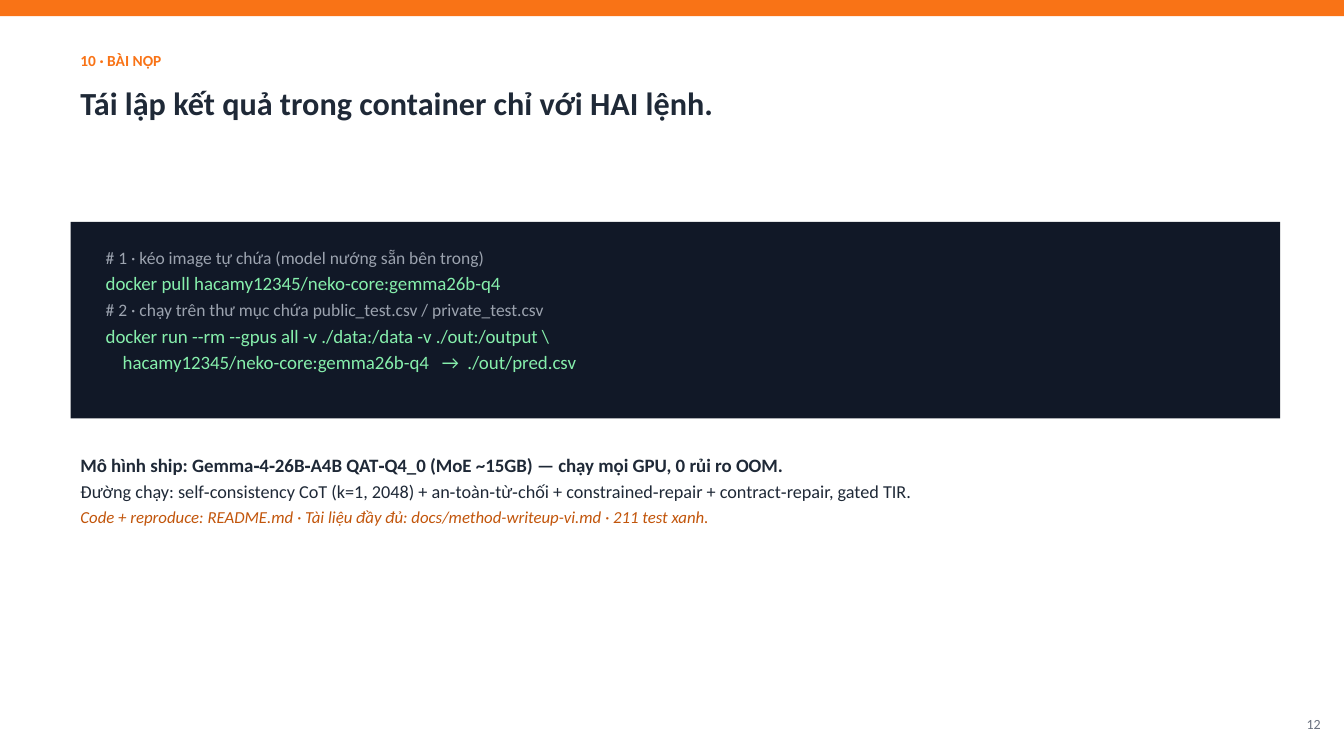
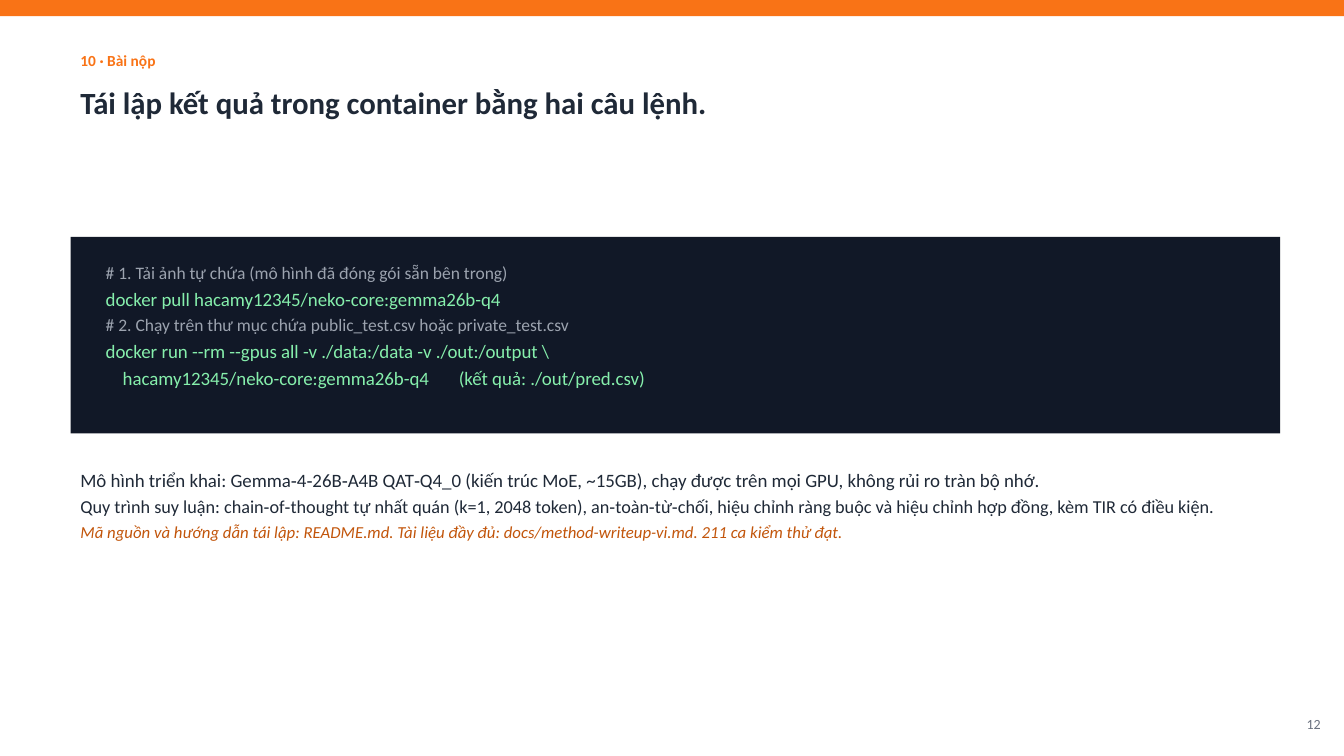
Before and after one commit to meiiie/bang_c, a slide deck: slide 12 of docs/Neko-Core-Thuyet-minh-phuong-phap.pptx. Drawn at 1344x756 pixels with LibreOffice and Linux fonts; fonts in the diff are those of the drawing. Boxes give left, top, right and bottom in pixels: in the first picture for what was removed or moved away, otherwise in the second. Text is boxed around its words. In the diff, an @@ line names an element or a change of style, - is before the commit and + after.

```diff
--- a/docs/Neko-Core-Thuyet-minh-phuong-phap.pptx
+++ b/docs/Neko-Core-Thuyet-minh-phuong-phap.pptx
@@ text at <box>80,55,156,69</box>: text changed @@
-10 · BÀI NỘP
+10 · Bài nộp
@@ text at <box>80,89,706,120</box>: text changed; size 23 to 22 pt @@
-Tái lập kết quả trong container chỉ với HAI lệnh.
+Tái lập kết quả trong container bằng hai câu lệnh.
@@ rectangle: place and size @@
-rectangle at <box>71,222,1280,418</box>
+rectangle at <box>71,237,1280,434</box>
@@ text "# 1. Tải ảnh tự ...": place and size @@
-text "# 1. Tải ảnh tự ..." at <box>106,250,576,373</box>
+text "# 1. Tải ảnh tự ..." at <box>106,265,644,389</box>
@@ text at <box>118,265,508,282</box>: text changed @@
-# 1 · kéo image tự chứa (model nướng sẵn bên trong)
+# 1. Tải ảnh tự chứa (mô hình đã đóng gói sẵn bên trong)
@@ text at <box>118,318,569,334</box>: text changed @@
-# 2 · chạy trên thư mục chứa public_test.csv / private_test.csv
+# 2. Chạy trên thư mục chứa public_test.csv hoặc private_test.csv
@@ text at <box>123,371,644,389</box>: text changed @@
-hacamy12345/neko-core:gemma26b-q4 → ./out/pred.csv
+hacamy12345/neko-core:gemma26b-q4 (kết quả: ./out/pred.csv)
@@ text at <box>80,472,1214,541</box>: text changed @@
-Mô hình ship: Gemma‑4‑26B‑A4B QAT‑Q4_0 (MoE ~15GB) — chạy mọi GPU, 0 rủi ro OOM.
-Đường chạy: self‑consistency CoT (k=1, 2048) + an‑toàn‑từ‑chối + constrained‑repair + contract‑repair, gated TIR.
-Code + reproduce: README.md · Tài liệu đầy đủ: docs/method-writeup-vi.md · 211 test xanh.
+Mô hình triển khai: Gemma‑4‑26B‑A4B QAT‑Q4_0 (kiến trúc MoE, ~15GB), chạy được trên mọi GPU, không rủi ro tràn bộ nhớ.
+Quy trình suy luận: chain‑of‑thought tự nhất quán (k=1, 2048 token), an‑toàn‑từ‑chối, hiệu chỉnh ràng buộc và hiệu chỉnh hợp đồng, kèm TIR có điều kiện.
+Mã nguồn và hướng dẫn tái lập: README.md. Tài liệu đầy đủ: docs/method-writeup-vi.md. 211 ca kiểm thử đạt.
```
Also in this commit, not shown: 12 other slides changed, 1 other file.
